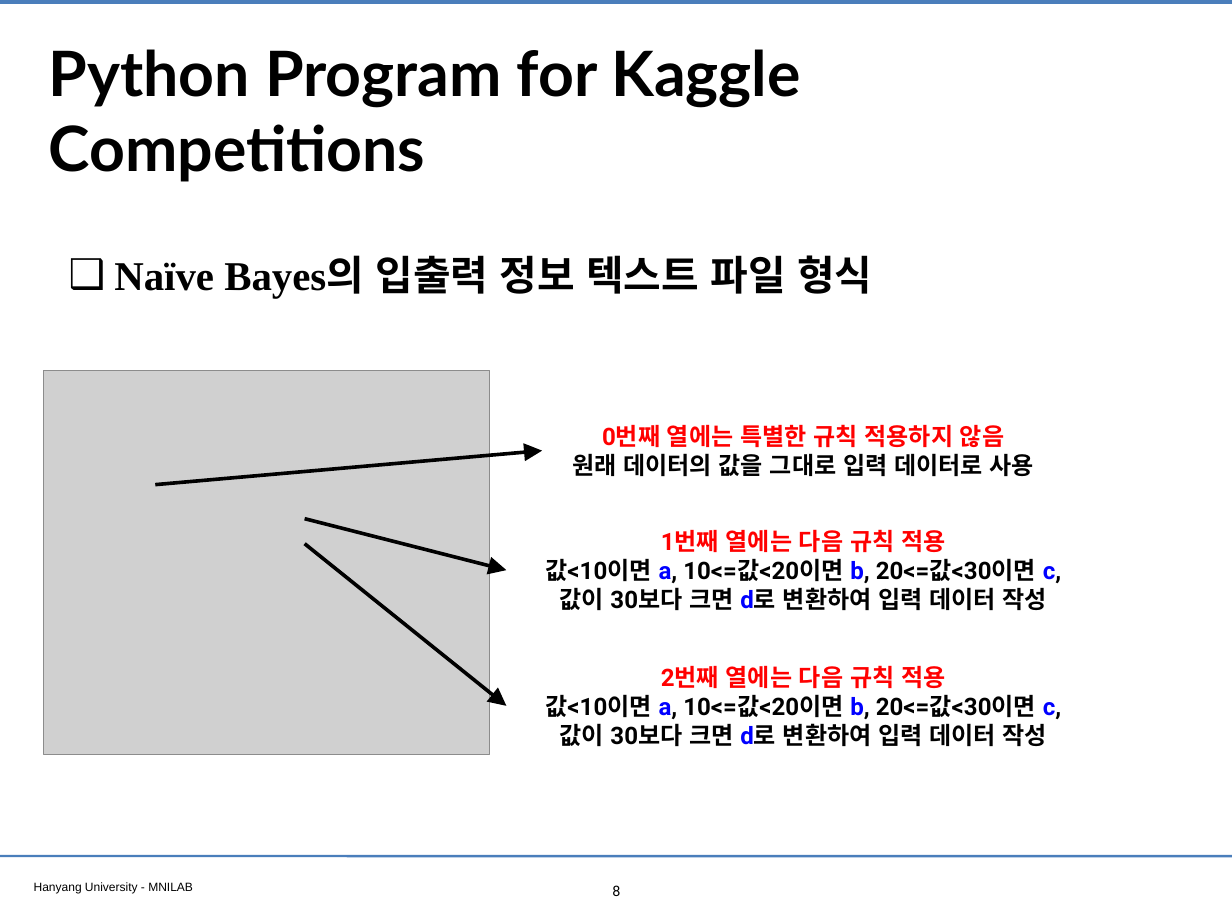
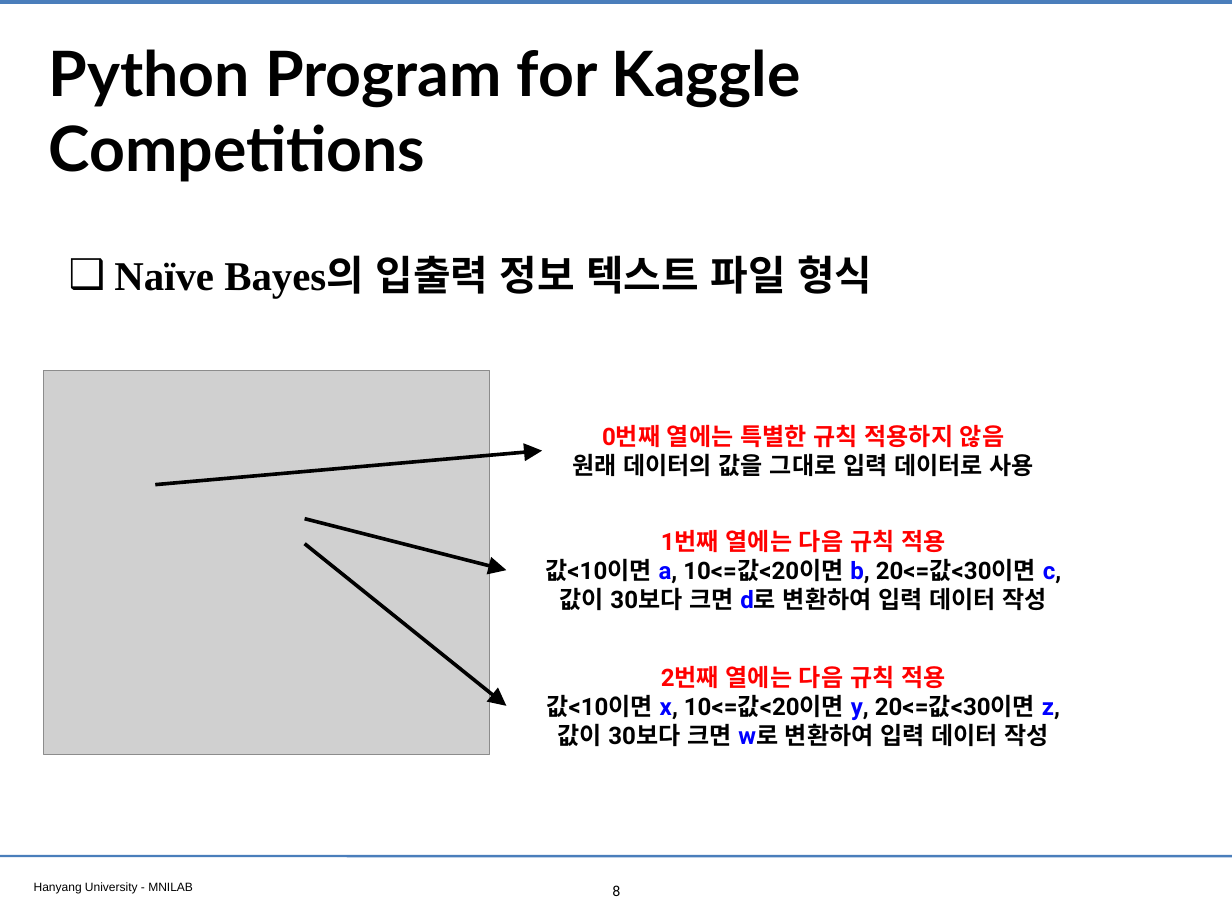
Before and after one commit to WannaBeSuperteur/2020, a slide deck: slide 8 of report/200626_AI.pptx. Drawn at 1232x924 pixels with LibreOffice and Linux fonts; fonts in the diff are those of the drawing; grey boxes stand for pictures; background and template pictures are left out. Boxes give left, top, right and bottom in pixels: in the first picture for what was removed or moved away, otherwise in the second. Text is boxed around its words. In the diff, an @@ line names an element or a change of style, - is before the commit and + after.

Commit message:
modify: minor

```diff
--- a/report/200626_AI.pptx
+++ b/report/200626_AI.pptx
@@ text at box(546, 694, 1060, 746): text changed @@
-값<10이면 a, 10<=값<20이면 b, 20<=값<30이면 c,
-값이 30보다 크면 d로 변환하여 입력 데이터 작성
+값<10이면 x, 10<=값<20이면 y, 20<=값<30이면 z,
+값이 30보다 크면 w로 변환하여 입력 데이터 작성
```
Also in this commit, not shown: 1 slide removed.
